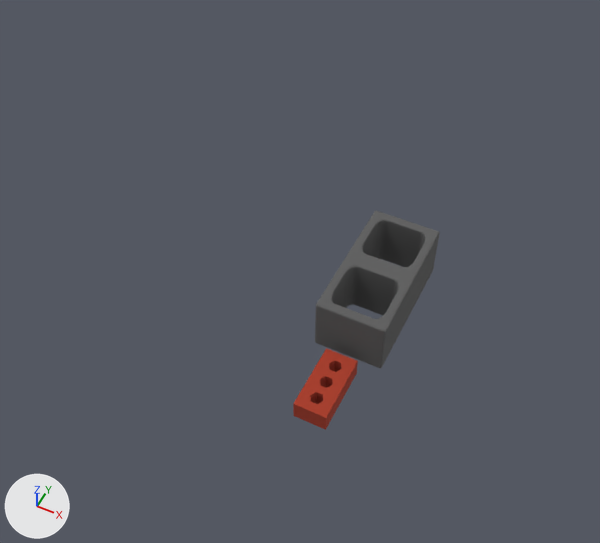
The Blender file PDC/Bricks_PDC.blend: old version first, new version second.
Before and after are seen from a camera (50 mm lens) standing at (0.486, -1.123, 1.85) and looking at (-0.179, 0.206, 0.188). Arrows for +X, +Y and +Z are at lower left; the lights stay in place. The picture after the commit comes second.
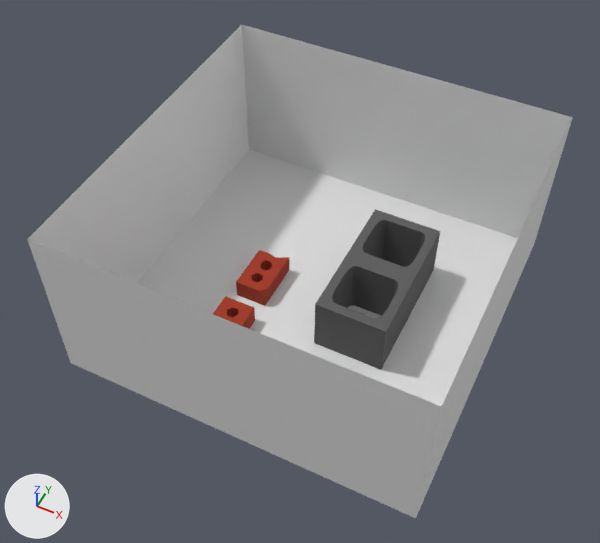
The newer file is also turned or shifted as a whole; pictures and numbers use the older file's frame.

Changed parts and their boxes (x1, y1, x2, y2) in the pictures (600 x 543 px):
'Plane.001', added: after (27, 25, 573, 518)
'Cube', moved: before (293, 348, 358, 430); after (213, 296, 255, 329)
'SM_Brick.001', added (red): after (236, 250, 289, 306)

What changed in the scene script:
```text
Add me_cube_001:
    me_cube_001.from_pydata(...)  # 111 vertices, 112 faces; spans x -0.046..0.046, y -0.097..0.058, z -0.029..0.029
    me_cube_001.materials.append(mat_brick)  # red #a83923
Add me_plane_001:
    me_plane_001.from_pydata([(-1.0, -1.0, 0.0), (1.0, -1.0, 0.0), (-1.0, 1.0, 0.0), (1.0, 1.0, 0.0), (-1.0, -1.0, 0.48), (1.0, -1.0, 0.48), (-1.0, 1.0, 0.48), (1.0, 1.0, 0.48)], [], [(0, 1, 3, 2), (2, 3, 7, 6), (1, 0, 4, 5), (3, 1, 5, 7), (0, 2, 6, 4)])
Change ob_cube:
    ob_cube.location: (0.0, 0.0, 0.029) -> (-0.331, 0.037, 0.029)
Add ob_sm_brick_001:
    ob_sm_brick_001 = bpy.data.objects.new('SM_Brick.001', me_cube_001)
    ob_sm_brick_001.location = (-0.331, 0.291, 0.029)
Add ob_plane_001:
    ob_plane_001 = bpy.data.objects.new('Plane.001', me_plane_001)
    ob_plane_001.location = (-0.162, 0.281, 0.0)
    ob_plane_001.scale = (0.5, 0.5, 1.0)
```
